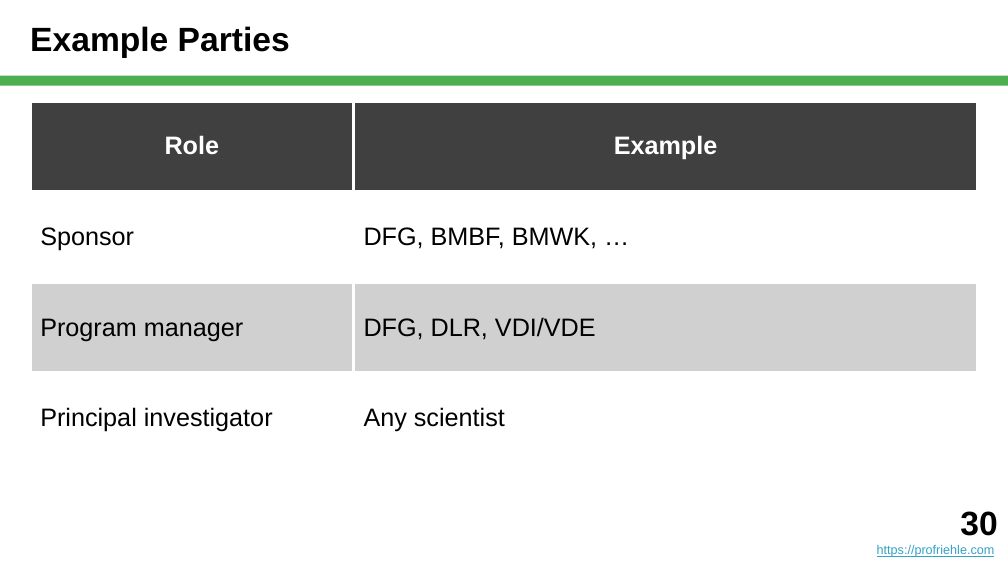
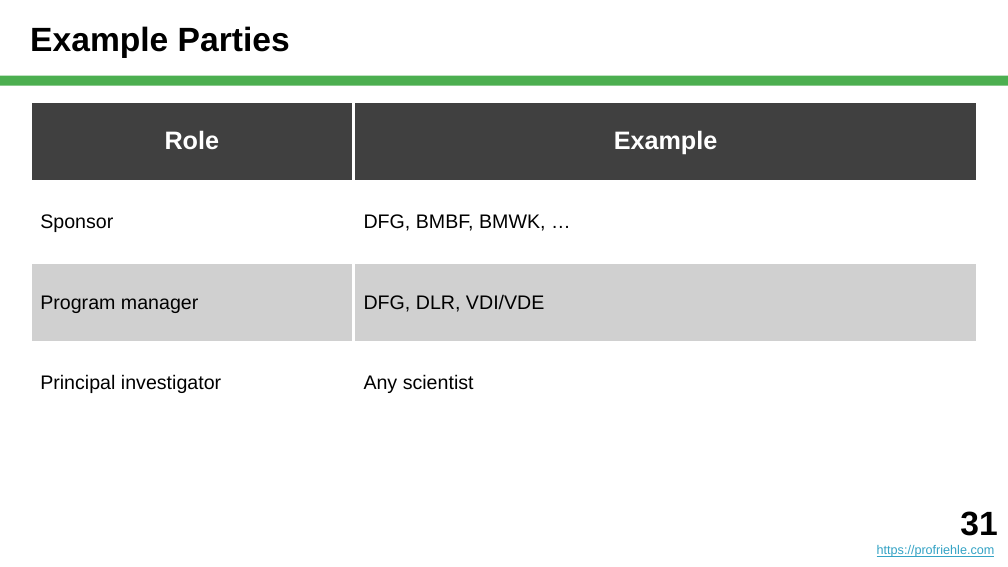
Before and after one commit to dirkriehle/nyt-course, a slide deck: slide 31 of Lecture slides/NYT B01 - What is Science.pptx (slide 30 before the commit). Drawn at 1008x567 pixels with LibreOffice and Linux fonts; fonts in the diff are those of the drawing. Boxes give left, top, right and bottom in pixels: in the first picture for what was removed or moved away, otherwise in the second. Text is boxed around its words. In the diff, an @@ line names an element or a change of style, - is before the commit and + after.

```diff
--- a/Lecture slides/NYT B01 - What is Science.pptx
+++ b/Lecture slides/NYT B01 - What is Science.pptx
@@ table at [30, 101, 978, 431] @@
@@ size 18 to 14 pt in "Sponsor", "DFG, BMBF, BMWK, …", "Program manager", "DFG, DLR, VDI/VDE" and 2 more places @@
@@ text at [960, 511, 997, 536]: text changed @@
-30
+31
```
Also in this commit, not shown: 11 other slides changed, 1 slide added, 3 other files.
